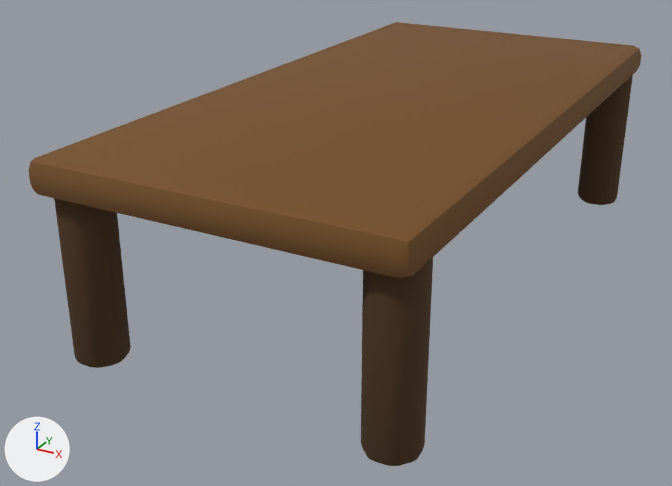
Renders of the glTF model assets/3d/final/prop_dock.glb from each side of a commit.
Camera for both pictures: a 50 mm lens placed at (1.029, -2.215, 0.766), pointed at (-0.112, -0.141, -0.271). Lighting does not change. The marker at lower left points along +X, +Y and +Z. The first picture is the older version.

The first picture shows 'dock_deck', 'dock_pile0', 'dock_pile1', 'dock_pile3'.
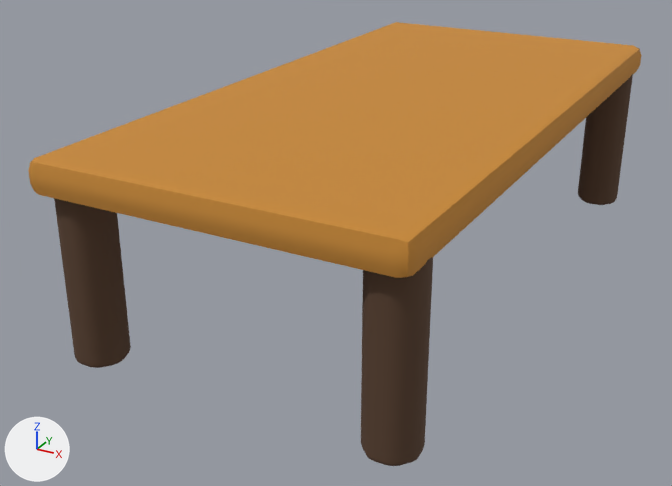
Location of each change, [x1, y1, x2, y2] in pixels of the pictures (672 x 486 px):
'dock_deck', recoloured (brown to orange)
    both: [28, 22, 641, 278]

The change in detail:
Material 'wood' (mat_wood) changes colour from brown #765026 to orange #c98a36; in linear values from (0.181, 0.0802, 0.0194) to (0.584, 0.254, 0.0369).
